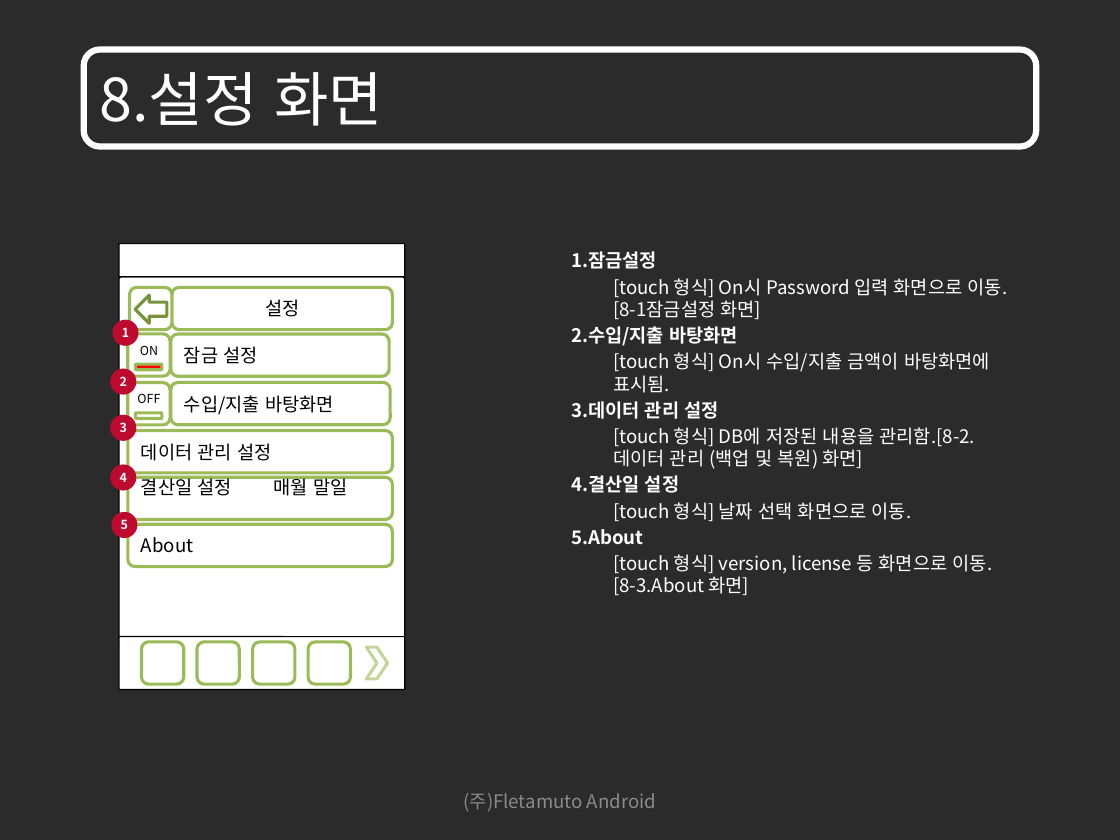
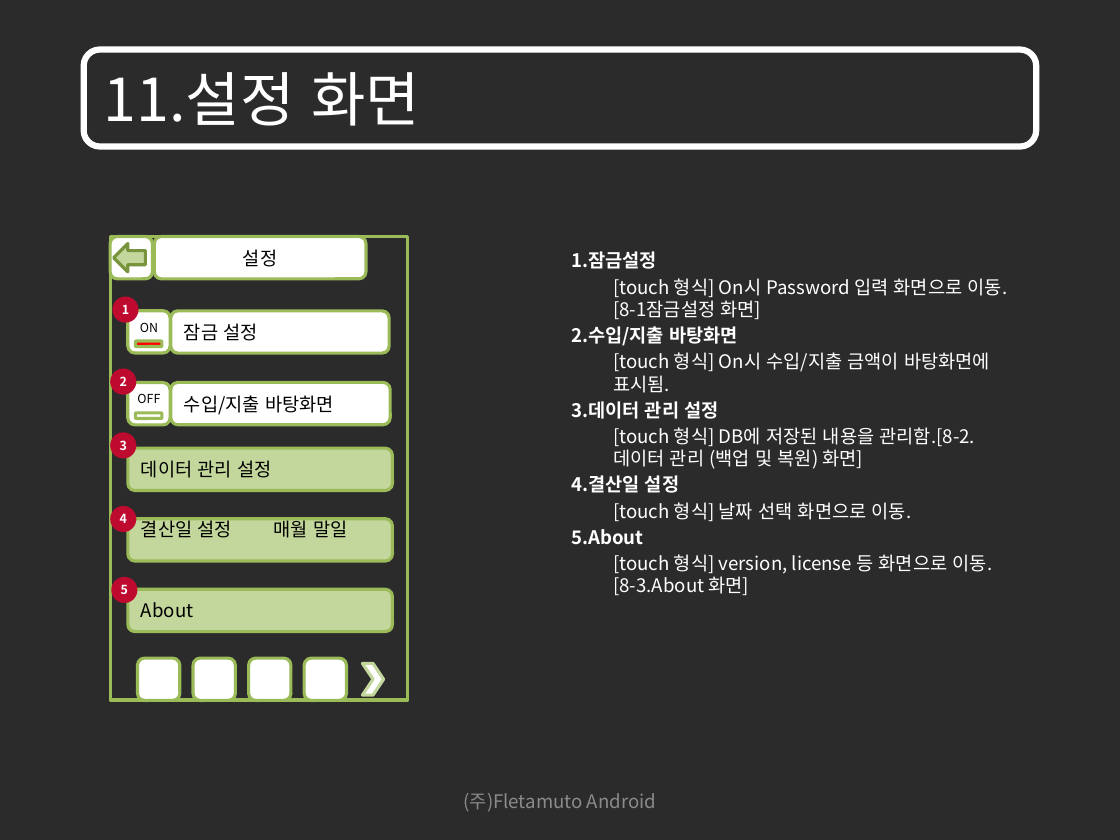
Before and after one commit to limjunghoon/fmfinance, a slide deck: slide 79 of trunk/DOC/GUI/재테크를 위한 어플리케이션 GUI_100906_V1.1.pptx (slide 74 before the commit). Drawn at 1120x840 pixels with LibreOffice and Linux fonts; fonts in the diff are those of the drawing; background and template pictures are left out; a plain dark background stands for a picture behind light text. Boxes give left, top, right and bottom in pixels: in the first picture for what was removed or moved away, otherwise in the second. Text is boxed around its words. In the diff, an @@ line names an element or a change of style, - is before the commit and + after.

```diff
--- a/trunk/DOC/GUI/재테크를 위한 어플리케이션 GUI_100906_V1.1.pptx
+++ b/trunk/DOC/GUI/재테크를 위한 어플리케이션 GUI_100906_V1.1.pptx
@@ rounded rectangle added at (84, 49, 1036, 147), outline #FFFFFF 4 pt @@
@@ title "11.설정 화면": place and size @@
-title "11.설정 화면" at (84, 49, 1036, 147)
+title "11.설정 화면" at (104, 72, 420, 126)
@@ title "11.설정 화면" at (104, 72, 420, 126): outline #FFFFFF 4 pt to none @@
@@ title at (104, 72, 420, 126): text changed @@
-8.설정 화면
+11.설정 화면
@@ rounded rectangle: place and size @@
-rounded rectangle at (130, 288, 172, 330)
+rounded rectangle at (110, 236, 152, 279)
@@ rectangle added at (110, 236, 408, 700), fill #FFFFFF, outline #9BBB59 2 pt @@
@@ rounded rectangle "설정": place and size @@
-rounded rectangle "설정" at (172, 288, 393, 330)
+rounded rectangle "설정" at (155, 236, 366, 279)
@@ fill #FFFFFF to #C3D69B in 4 elements at (128, 448, 392, 491), (128, 519, 392, 561), (128, 589, 392, 632), (114, 244, 146, 272) @@
@@ right arrow: place and size @@
-right arrow at (136, 296, 167, 324)
+right arrow at (114, 244, 146, 272)
@@ rounded rectangle removed at (119, 244, 404, 278) @@
@@ ellipse "1": place and size @@
-ellipse "1" at (112, 319, 138, 345)
+ellipse "1" at (112, 297, 138, 323)
@@ rounded rectangle removed at (119, 277, 404, 640) @@
@@ 3 rounded rectangles: place and size @@
-3 rounded rectangles at (128, 334, 390, 376)
+3 rounded rectangles at (128, 310, 390, 354)
@@ ellipse "3": place and size @@
-ellipse "3" at (110, 414, 136, 440)
+ellipse "3" at (110, 432, 136, 458)
@@ rounded rectangle "데이터 관리 설정": place and size @@
-rounded rectangle "데이터 관리 설정" at (128, 430, 392, 473)
+rounded rectangle "데이터 관리 설정" at (128, 448, 392, 491)
@@ ellipse "4": place and size @@
-ellipse "4" at (110, 465, 136, 491)
+ellipse "4" at (110, 506, 136, 532)
@@ rounded rectangle "결산일 설정 매월 말일": place and size @@
-rounded rectangle "결산일 설정 매월 말일" at (128, 477, 392, 520)
+rounded rectangle "결산일 설정 매월 말일" at (128, 519, 392, 561)
@@ ellipse "5": place and size @@
-ellipse "5" at (111, 512, 137, 538)
+ellipse "5" at (111, 577, 137, 603)
@@ rounded rectangle "About": place and size @@
-rounded rectangle "About" at (128, 524, 392, 567)
+rounded rectangle "About" at (128, 589, 392, 632)
@@ rounded rectangle removed at (119, 636, 404, 689) @@
@@ 4 rounded rectangles, 1 chevron: place and size @@
-4 rounded rectangles, 1 chevron at (141, 642, 388, 684)
+4 rounded rectangles, 1 chevron at (138, 659, 384, 701)
```
Also in this commit, not shown: 88 other slides changed, 8 slides added, 1 slide removed.
